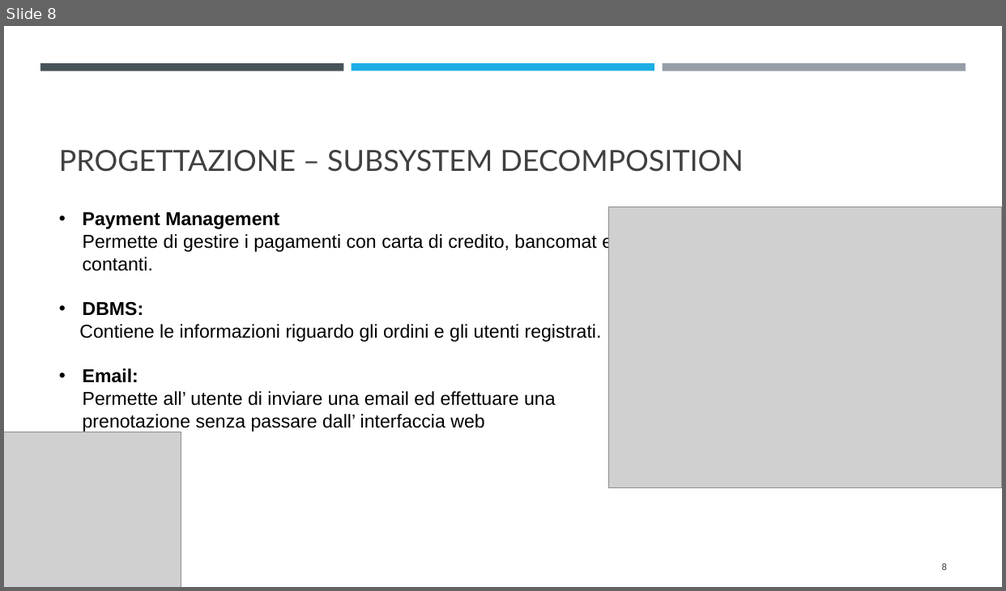
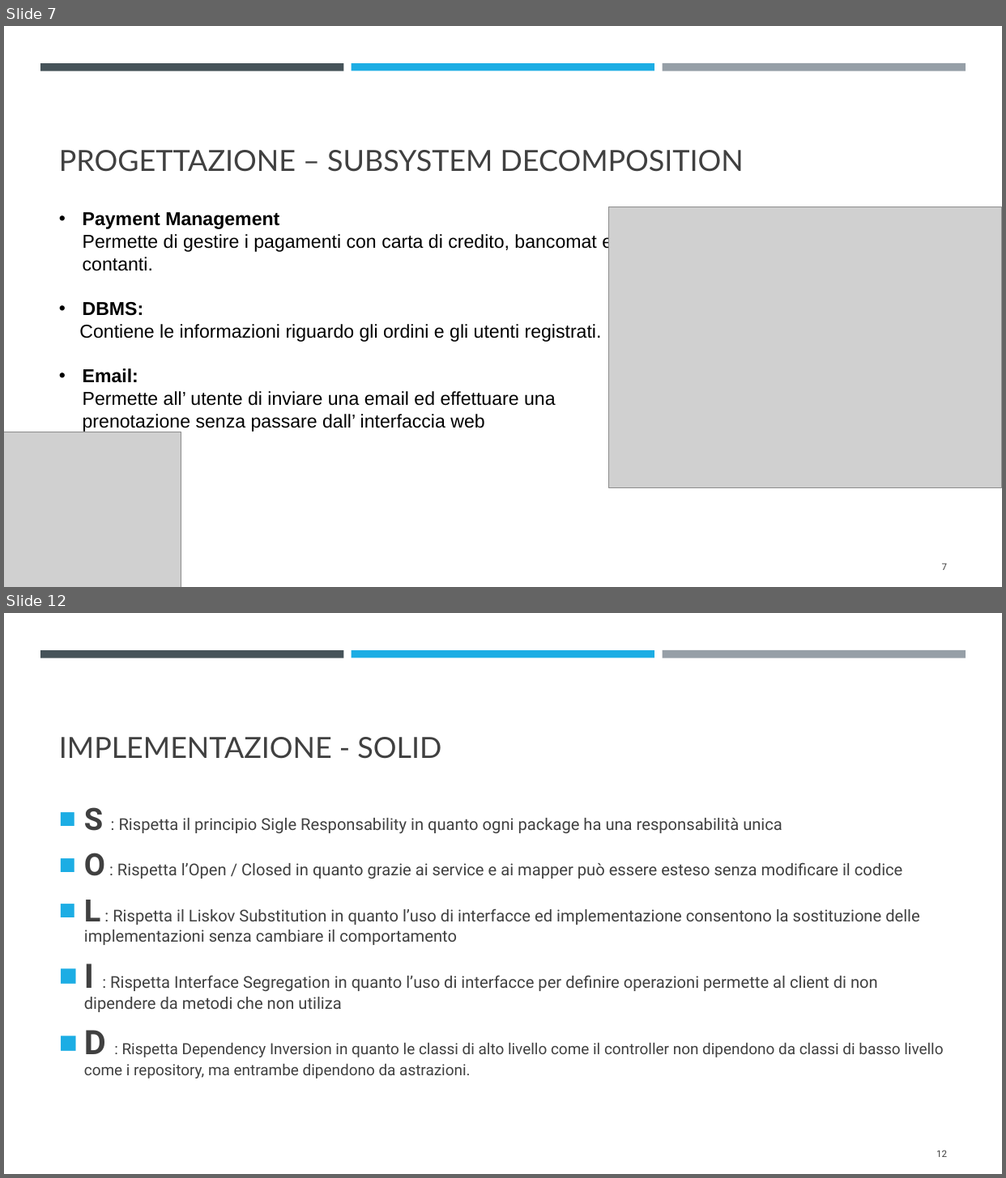
Before and after one commit to Emanuele-Chiummo/Taxi-Project, a slide deck: Presentazione/presentazione TaxiToGo.pptx. Shown one above the other, each under a label of ours: slide 8 before the commit, slides 7 and 12 after it; the slides between them are not shown. The pictures are 1006x591 and 1006x1178 pixels, drawn with LibreOffice and Linux fonts; fonts in the diff are those of the drawing; grey boxes stand for pictures. Boxes give left, top, right and bottom in pixels: in the first picture for what was removed or moved away, otherwise in the second. Text is boxed around its words. In the diff, an @@ line names an element or a change of style, - is before the commit and + after.

```diff
--- a/Presentazione/presentazione TaxiToGo.pptx
+++ b/Presentazione/presentazione TaxiToGo.pptx
@@ slide 12 added at (4,613,1002,1174), background #FFFFFF; not listed: 3 template elements that a slide beside it also shows @@
@@ title added at (59,737,441,759), 28 pt, text #404040 @@
+IMPLEMENTAZIONE - SOLID
@@ text added at (84,807,943,1079), 15.7 pt, text #404040 @@
+■ S : Rispetta il principio Sigle Responsability in quanto ogni package ha una responsabilità unica
+■ O : Rispetta l’Open / Closed in quanto grazie ai service e ai mapper può essere esteso senza modificare il codice
+■ L : Rispetta il Liskov Substitution in quanto l’uso di interfacce ed implementazione consentono la sostituzione delle implementazioni senza cambiare il comportamento
+■ I : Rispetta Interface Segregation in quanto l’uso di interfacce per definire operazioni permette al client di non dipendere da metodi che non utiliza
+■ D : Rispetta Dependency Inversion in quanto le classi di alto livello come il controller non dipendono da classi di basso livello come i repository, ma entrambe dipendono da astrazioni.
@@ page number added at (936,1150,947,1157), 9 pt, text #404040 @@
+12
@@ what was slide 8 is now slide 7 @@
@@ page number at (942,563,948,570): text changed @@
-8
+7
```
Also in this commit, not shown: 3 slides changed, 3 other slides added, 3 slides removed.
